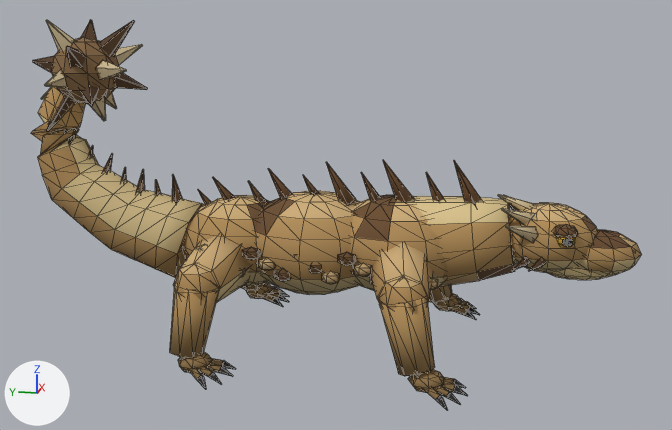
Before and after pictures for a commit that changed the glTF model apps/web/public/models/units/tailsweep-basilisk.glb.
The view is the same before and after, from a 50 mm lens placed at (-1.829, -0.379, 0.732), pointed at (-0.008, -0.015, 0.277). The axes (+X, +Y, +Z) are drawn at lower left. The lights are the same throughout. The first picture is the older version. Mesh edges are drawn as thin lines. Vertices at exactly the same position are counted once.

Objects in the first picture: 'TailsweepBasiliskMesh'.
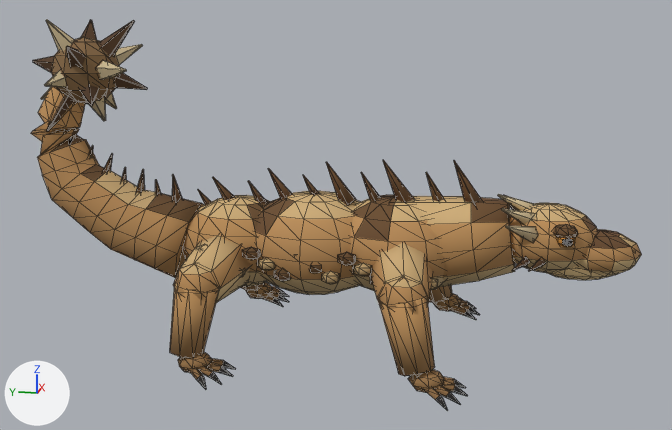
The change, as a list of edits to the scene's bpy script:
```text
Change me_tailsweepbasiliskmesh:
    used by ob_tailsweepbasiliskmesh; location = (0.0, 0.0, 0.0)
    remove me_tailsweepbasiliskmesh.from_pydata(...)  # 2107 vertices, 3718 faces; spans x -0.291..0.291, y -0.62..0.652, z -0.001..0.667
    add me_tailsweepbasiliskmesh.from_pydata(...)  # 2099 vertices, 3698 faces; spans x -0.291..0.291, y -0.62..0.652, z -0.001..0.667
    me_tailsweepbasiliskmesh part 1: 3 vertices moved within x 0.197..0.222, y -0.282..-0.274, z 0.004..0.02; 13 vertices removed from x 0.195..0.275, y -0.283..-0.254, z 0.004..0.02; 5 vertices added at x 0.195..0.274, y -0.278..-0.255, z 0.004..0.02
    me_tailsweepbasiliskmesh part 2: 3 vertices moved within x -0.222..-0.197, y -0.282..-0.274, z 0.004..0.02; 13 vertices removed from x -0.275..-0.195, y -0.283..-0.254, z 0.004..0.02; 5 vertices added at x -0.274..-0.195, y -0.278..-0.255, z 0.004..0.02
    me_tailsweepbasiliskmesh part 3: 3 vertices moved within x 0.197..0.222, y 0.168..0.176, z 0.004..0.02; 13 vertices removed from x 0.195..0.275, y 0.167..0.196, z 0.004..0.02; 5 vertices added at x 0.195..0.274, y 0.172..0.195, z 0.004..0.02
    me_tailsweepbasiliskmesh part 4: 3 vertices moved within x -0.222..-0.197, y 0.168..0.176, z 0.004..0.02; 13 vertices removed from x -0.275..-0.195, y 0.167..0.196, z 0.004..0.02; 5 vertices added at x -0.274..-0.195, y 0.172..0.195, z 0.004..0.02
    me_tailsweepbasiliskmesh part 5: 1534 kept faces spanning x -0.277..0.277, y -0.62..0.652, z 0.004..0.536 get new vertex colours
    other edits to the shape of me_tailsweepbasiliskmesh do not show in these pictures
```

Pixel boxes [x1, y1, x2, y2] of what changed, in the pictures (672 x 430 px; the box of a moved part takes in the faces that stretch with it):
part 1 of me_tailsweepbasiliskmesh, moved or reshaped
    both: [451, 298, 479, 319]
part 2 of me_tailsweepbasiliskmesh, moved or reshaped
    both: [423, 377, 467, 409]
part 3 of me_tailsweepbasiliskmesh, moved or reshaped
    both: [261, 286, 289, 306]
part 4 of me_tailsweepbasiliskmesh, moved or reshaped
    both: [189, 358, 234, 389]
part 5 of me_tailsweepbasiliskmesh, recoloured
    both: [38, 86, 576, 395]
